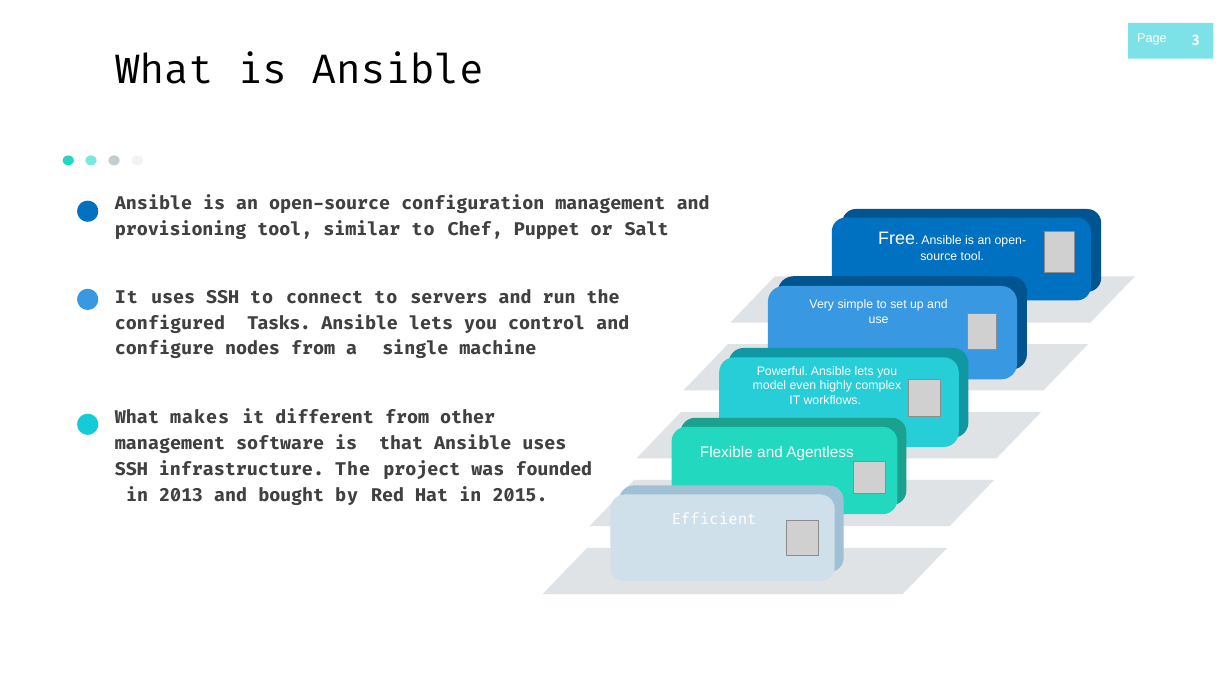
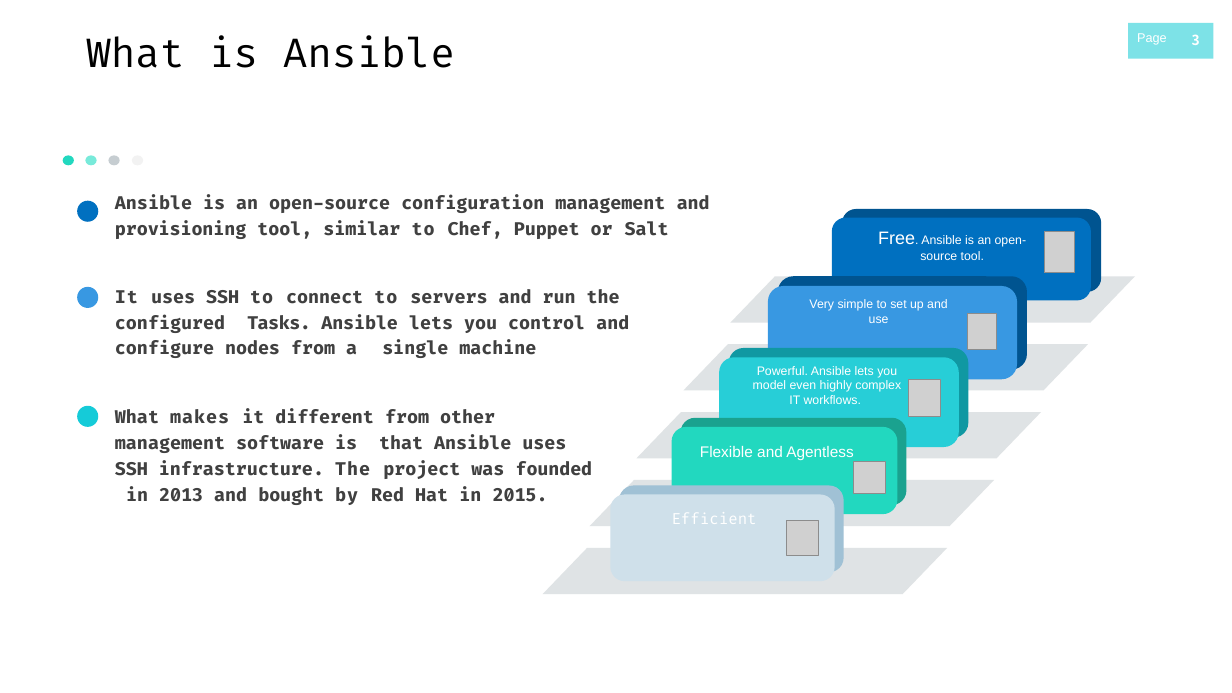
Before and after one commit to nikbarseghyan/Presentation, a slide deck: slide 3 of Ansible.pptx. Drawn at 1232x693 pixels with LibreOffice and Linux fonts; fonts in the diff are those of the drawing; grey boxes stand for pictures. Boxes give left, top, right and bottom in pixels: in the first picture for what was removed or moved away, otherwise in the second. Text is boxed around its words. In the diff, an @@ line names an element or a change of style, - is before the commit and + after.

Commit message:
Ansible

```diff
--- a/Ansible.pptx
+++ b/Ansible.pptx
@@ text "What is Ansible": place and size @@
-text "What is Ansible" at [115, 51, 484, 84]
+text "What is Ansible" at [86, 35, 455, 68]
@@ ellipse: place and size @@
-ellipse at [78, 414, 99, 435]
+ellipse at [78, 406, 99, 427]
```
Also in this commit, not shown: 5 other slides changed.
